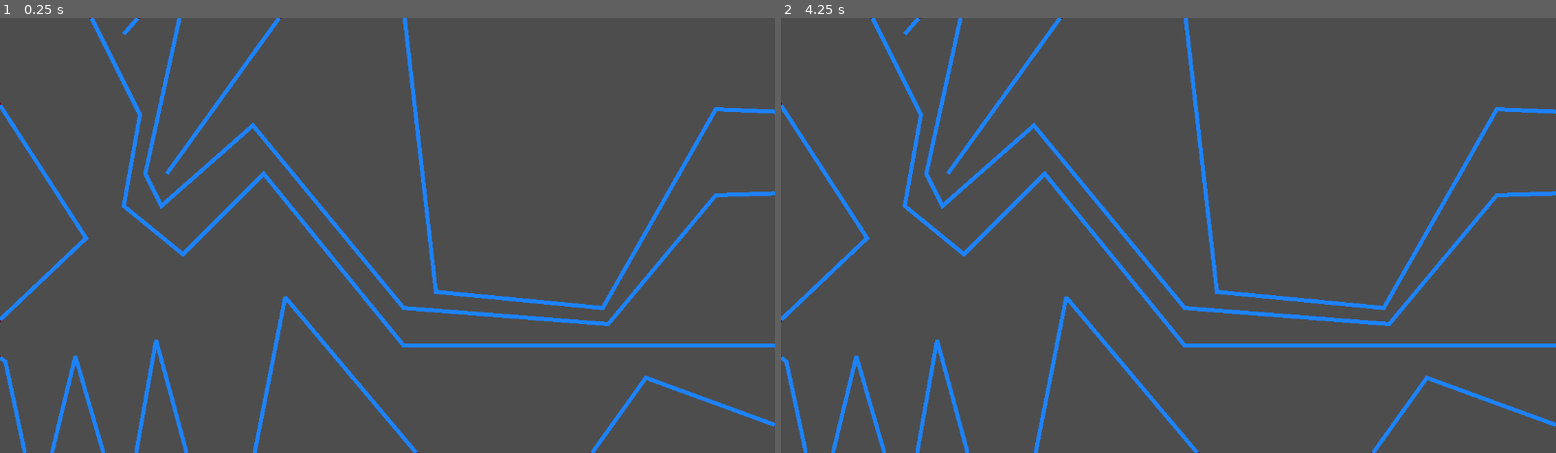
Above: before the commit, frames 1-2 (left to right).
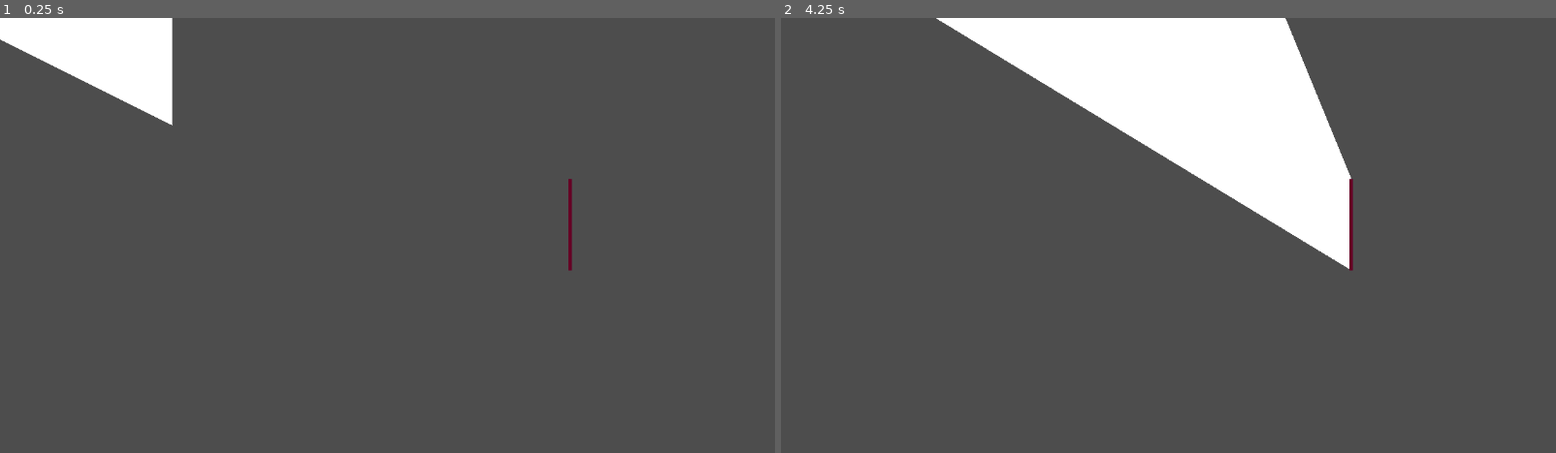
Above: after the commit, the same moments.

Repository: kit-solent/refrigerate
Game: Godot game, scene res://portals/portal.tscn
Two runs of this game, one before a commit and one after it. Both use one fixed random seed, a clock stepped at 60 frames per second and the inputs below. This scene is started directly instead of the project's main scene.
Inputs (mouse positions are in pixels of both pictures, inside the frame that each line leads up to):
- Up to frame 1 (0.25 s): no input
- Up to frame 2 (4.25 s): tap Enter at 0.5, 2, 3.5 s; move the mouse to (1339, 213) at 0.52 s; hold Right (player right) 0.53-1.28 s; tap Up (player jump) at 0.77, 1.52, 3.02, 3.77 s; tap Space at 1.25, 2.75 s; move the mouse to (1013, 257) at 1.27 s; hold Left (player left) 1.28-2.03 s; move the mouse to (1246, 139) at 2.02 s; hold Right (player right) 2.03-3.53 s; move the mouse to (1129, 322) at 2.77 s; move the mouse to (1401, 300) at 3.52 s; hold Left (player left) from 3.53 s (still down); tap ` (debug key) at 4.15 s

The runs differ from the first frame. In frame 1, 8.9% of the frame differs, in the area x 0-100%, y 0-100%; in frame 2, 20%.

Commit message:
SaveBot commit at 2024-11-09 16:01:54

Diff:
--- a/core/tools.gd
+++ b/core/tools.gd
@@ -8,6 +8,38 @@
 		angle += TAU
 
 	return float(angle)
+
+func are_colinear(points:PackedVector2Array):
+	"""
+	Returns `true` if the given points are colinear
+	"""
+	# lines with 0, 1, or 2 points are always colinear
+	if len(points) < 3:
+		return true
+
+	var grad = (points[1].y - points[0].y)/(points[1].x - points[0].x)
+	for i in range(len(points)-1):
+		var new_grad = (points[i+1].y - points[i].y)/(points[i+1].x - points[i].x)
+		if new_grad != grad:
+			return false
+
+	return true
+
+func fix_line(line:PackedVector2Array):
+	"""
+	Removes any points that are colinear with their neibours from the line as they are redundant
+	and have no effect on the shape of the line.
+	"""
+	var new = PackedVector2Array([line[0]])
+
+	for i in range(1, len(line) - 1): # loop from the 2nd point to the 2nd to last point
+		if not are_colinear(PackedVector2Array([line[i-1], line[i], line[i+1]])):
+			new.append(line[i])
+
+	# add the final point
+	new.append(line[-1])
+
+	return new
 
 func is_between(angle:float, a:float, b:float):
 	"""
@@ -27,7 +59,140 @@
 		# anticlockwise only happens when the positive x axis is inside the angle
 		return angle < small_angle or angle > big_angle
 
-func get_cast_point(target:Vector2, cast_point:Vector2, bounds:Rect2):
+func clip_line_vrt(start:Vector2, stop:Vector2, upper_limit:float, lower_limit:float):
+	"""
+	Vertically clippes the line segment from start to stop against the upper and lower limits.
+	Regardless of the input points the line segment will be returned from the top down.
+	If the line segment does not lie within the limits return an empty PackedVector2Array
+	"""
+	# order the start and stop points vertically to ensure that start is above
+	var flipped = false
+	if start.y > stop.y:
+		flipped = true
+		var temp = start
+		start = stop
+		stop = temp
+
+	if stop.y < upper_limit or start.y > lower_limit:
+		return PackedVector2Array()
+
+	var dist
+	if start.y < upper_limit:
+		dist = (upper_limit - start.y)*(start.x - stop.x)/(start.y - stop.y)
+
+		# replace the start point with the newly calculated one.
+		start = Vector2(start.x + dist, upper_limit)
+
+	if stop.y > lower_limit:
+		dist = (stop.y - lower_limit)*(stop.x - start.x)/(start.y - stop.y)
+
+		# replace the stop point with the newly calculated one.
+		stop = Vector2(stop.x + dist, lower_limit)
+
+	return PackedVector2Array([stop, start] if flipped else [start, stop])
+
+func clip_line_hor(start:Vector2, stop:Vector2, left_limit:float, right_limit:float):
+	"""
+	Vertically clippes the line segment from start to stop against the upper and lower limits.
+	Regardless of the input points the line segment will be returned from the top down.
+	If the line segment does not lie within the limits return an empty PackedVector2Array
+	"""
+	# order the start and stop points horizontally so that start is to the left
+	var flipped = false
+	if start.x > stop.x:
+		flipped = true
+		var temp = start
+		start = stop
+		stop = temp
+
+	if stop.x < left_limit or start.x > right_limit:
+		# if the line is entirly to the left or right of the limit
+		return PackedVector2Array()
+
+	var dist
+	if start.x < left_limit:
+		dist = (left_limit - start.x)*(start.y - stop.y)/(start.x - stop.x)
+
+		# replace the start point with the newly calculated one.
+		start = Vector2(left_limit, start.y + dist)
+
+	if stop.x > right_limit:
+		dist = (stop.x - right_limit)*(stop.y - start.y)/(start.x - stop.x)
+
+		# replace the stop point with the newly calculated one.
+		stop = Vector2(right_limit, stop.y + dist)
+
+	return PackedVector2Array([stop, start] if flipped else [start, stop])
+
+func clip_line_segment(start:Vector2, stop:Vector2, bounds:Rect2):
+	"""
+	Returns the section of the given straight line that lies inside the given bounds.
+	Returns an empty PackedVector2Array if the line is entirly outside the bounds.
+	"""
+	var clip
+
+	# clip the line vertically
+	clip = clip_line_vrt(start, stop, bounds.position.y, bounds.position.y + bounds.size.y)
+	if len(clip)==0:
+		return clip
+
+	start = clip[0]
+	stop = clip[1]
+
+	# clip the line horizontally
+	clip = clip_line_hor(start, stop, bounds.position.x, bounds.position.x + bounds.size.x)
+
+	if len(clip)==0:
+		return clip
+
+	start = clip[0]
+	stop = clip[1]
+
+	return PackedVector2Array([start, stop])
+
+func clip_line(line:PackedVector2Array, bounds:Rect2):
+	"""
+	Returns the portion of the portal line that is inside the given bounds.
+	This is an implimentation of the Cohen–Sutherland algorithm (https://en.wikipedia.org/wiki/Cohen%E2%80%93Sutherland_algorithm)
+	modified for multi-point lines. Note that this function returns an array of lines as the portal clip could be composed
+	of more than one line.
+	"""
+	# break the line into straight sections (two point lines) and store them in `lines`
+	var lines:Array = Array()
+	for i in range(len(line)-1):
+		lines.append(PackedVector2Array([line[i], line[i+1]]))
+
+	# clip all the lines
+	var clipped_lines = []
+	for l in lines:
+		var clipped_line = Core.tools.clip_line_segment(l[0], l[1], bounds)
+		if len(clipped_line) > 0:
+			# only add the line if it contains points.
+			# if it is empty then the clip must have been
+			# a trivial reject.
+			clipped_lines.append(clipped_line)
+
+	# reconstruct the line from it's parts. The new_lines array starts with the first
+	# point of the first line in clipped_lines (which is the first point of the total line)
+	var new_lines:Array[PackedVector2Array] = [PackedVector2Array([clipped_lines[0][0]])]
+
+	for i in range(len(clipped_lines)):
+		if clipped_lines[i][0] != new_lines[-1][-1]:
+			# if the first point of the new line is different to the last point of the
+			# old line then the lines are seperate so initialise a new line.
+			new_lines.append(PackedVector2Array([clipped_lines[i][0]]))
+
+		# add the new point.
+		new_lines[-1].append(clipped_lines[i][1])
+
+	# apply fix_line to each line
+	var fixed_lines = []
+	for i in new_lines:
+		fixed_lines.append(fix_line(i))
+
+	return fixed_lines
+
+func cast_point(target:Vector2, cast_point:Vector2, bounds:Rect2):
 	"""
 	Casts a line from target in the direction of cast_point and returns the point where it intersects with bounds.
 	target must be within bounds.
@@ -160,161 +325,99 @@
 
 	return [intersect, edge]
 
-func clip_line_vrt(start:Vector2, stop:Vector2, upper_limit:float, lower_limit:float):
-	"""
-	Vertically clippes the line segment from start to stop against the upper and lower limits.
-	Regardless of the input points the line segment will be returned from the top down.
-	If the line segment does not lie within the limits return an empty PackedVector2Array
-	"""
-	# order the start and stop points vertically to ensure that start is above
-	var flipped = false
-	if start.y > stop.y:
-		flipped = true
-		var temp = start
-		start = stop
-		stop = temp
-
-	if stop.y < upper_limit or start.y > lower_limit:
-		# if the line is entirly above or below the limit
-		print("failing as entirly above or below limits")
-		print(start)
-		print(stop)
-		print(upper_limit)
-		print(lower_limit)
-		print("END BLOCK")
-		#
-		#failing as entirly above or below limits
-		#(-408, -400)
-		#(720, -168)
-		#0
-		#648
-		#END BLOCK
-		#
-		return PackedVector2Array()
-
-	var dist
-	if start.y < upper_limit:
-		dist = (upper_limit - start.y)*(start.x - stop.x)/(start.y - stop.y)
-
-		# replace the start point with the newly calculated one.
-		start = Vector2(start.x + dist, upper_limit)
-
-	if stop.y > lower_limit:
-		dist = (stop.y - lower_limit)*(stop.x - start.x)/(start.y - stop.y)
-
-		# replace the stop point with the newly calculated one.
-		stop = Vector2(stop.x + dist, lower_limit)
-
-	return PackedVector2Array([stop, start] if flipped else [start, stop])
-
-func clip_line_hor(start:Vector2, stop:Vector2, left_limit:float, right_limit:float):
-	"""
-	Vertically clippes the line segment from start to stop against the upper and lower limits.
-	Regardless of the input points the line segment will be returned from the top down.
-	If the line segment does not lie within the limits return an empty PackedVector2Array
-	"""
-	# order the start and stop points horizontally so that start is to the left
-	var flipped = false
-	if start.x > stop.x:
-		flipped = true
-		var temp = start
-		start = stop
-		stop = temp
-
-	if stop.x < left_limit or start.x > right_limit:
-		# if the line is entirly to the left or right of the limit
-		return PackedVector2Array()
-
-	var dist
-	if start.x < left_limit:
-		dist = (left_limit - start.x)*(start.y - stop.y)/(start.x - stop.x)
-
-		# replace the start point with the newly calculated one.
-		start = Vector2(left_limit, start.y + dist)
-
-	if stop.x > right_limit:
-		dist = (stop.x - right_limit)*(stop.y - start.y)/(start.x - stop.x)
-
-		# replace the stop point with the newly calculated one.
-		stop = Vector2(right_limit, stop.y + dist)
-
-	return PackedVector2Array([stop, start] if flipped else [start, stop])
-
-func clip_line_segment(start:Vector2, stop:Vector2, bounds:Rect2):
-	"""
-	Returns the section of the given straight line that lies inside the given bounds.
-	Returns an empty PackedVector2Array if the line is entirly outside the bounds.
-	"""
-	# TODO BUG: a line through the top left and bottom right of the bounds is slightly to far right for some reason (could be a single pixel)
-	var clip
-
-	# clip the line vertically
-	clip = clip_line_vrt(start, stop, bounds.position.y, bounds.position.y + bounds.size.y)
-	if len(clip)==0:
-		print("vrt clip failed")
-		return clip
-
-	start = clip[0]
-	stop = clip[1]
-
-	# clip the line horizontally
-	clip = clip_line_hor(start, stop, bounds.position.x, bounds.position.x + bounds.size.x)
-
-	if len(clip)==0:
-		print("hor clip failed")
-		return clip
-
-	start = clip[0]
-	stop = clip[1]
-
-	return PackedVector2Array([start, stop])
-
-func clip_line(line:PackedVector2Array, bounds:Rect2):
-	"""
-	Returns the portion of the portal line that is inside the given bounds.
-	This is an implimentation of the Cohen–Sutherland algorithm (https://en.wikipedia.org/wiki/Cohen%E2%80%93Sutherland_algorithm)
-	modified for multi-point lines. Note that this function returns an array of lines as the portal clip could be composed
-	of more than one line.
-	"""
-	# break the line into straight sections (two point lines) and store them in `lines`
-	var lines:Array = Array()
-	for i in range(len(line)-1):
-		lines.append(PackedVector2Array([line[i], line[i+1]]))
-
-	# clip all the lines
-	var clipped_lines = []
-	for l in lines:
-		var clipped_line = Core.tools.clip_line_segment(l[0], l[1], bounds)
-		if len(clipped_line) > 0:
-			# only add the line if it contains points.
-			# if it is empty then the clip must have been
-			# a trivial reject.
-			clipped_lines.append(clipped_line)
-
-	# reconstruct the line from it's parts. The new_lines array starts with the first
-	# point of the first line in clipped_lines (which is the first point of the total line)
-	var new_lines:Array[PackedVector2Array] = [PackedVector2Array([clipped_lines[0][0]])]
-
-	for i in range(len(clipped_lines)):
-		if clipped_lines[i][0] != new_lines[-1][-1]:
-			# if the first point of the new line is different to the last point of the
-			# old line then the lines are seperate so initialise a new line.
-			new_lines.append(PackedVector2Array([clipped_lines[i][0]]))
-
-		# add the new point.
-		new_lines[-1].append(clipped_lines[i][1])
-
-	# TODO: this step can be removed if it becomes clear that it never happens.
-	# remove any duplicate points from the lines
-	for _line in new_lines:
-		var existing_points = []
-		for _point in line:
-			if _point in existing_points:
-				printerr("portal.gd get_portal_line: duplicate point removal is required")
-			existing_points.append(_point)
-
-	return new_lines
-
+func cast_polygon(target:Vector2, line:PackedVector2Array, bounds:Rect2):
+	"""
+	Casts `line` against `bounds` from the perspective of `target` and returns the resulting polygon.
+	The `target` point and all points in `line` must be inside the bounds.
+	"""
+	# ensure that target and all points of line are within the bounds
+	if not bounds.has_point(target):
+		printerr("Invalid `target` in cast_polygon. `target` must be within the bounds")
+		return ERR_INVALID_PARAMETER
+
+	for i in line:
+		if not bounds.has_point(i):
+			printerr("Invalid `line` in cast_polygon. All points in `line` must be within the bounds.")
+			return ERR_INVALID_PARAMETER
+
+	# initialise the polygon with the line
+	var polygon = fix_line(line)
+
+	# find all the cast points and their edges
+	var cast_points = []
+	for i in line:
+		cast_points.append(cast_point(target, i, bounds))
+
+	# reverse the cast points so that the cast point for the last point in line will get
+	# connected to that last point. This ensures that the polygon runs in a consistant direction
+	cast_points.reverse()
+
+	# add the cast_points to the polygon and insert the corner points if required
+	var prev_point = cast_points[0][0]
+	var edge = cast_points[0][1] # initialise with the first edge to eusure that the first edge check return true
+	for i in cast_points:
+		if i[1] != edge:
+			print("  whaky hihifhdihfsad")
+			print(i[1])
+			print(edge)
+			polygon += find_corner(edge, i[1], prev_point, i[0], bounds)
+
+		polygon.append(i[0])
+
+		# update the point
+		prev_point = i[0]
+
+	return polygon
+
+func find_corner(edge1:Vector2, edge2:Vector2, prev_point:Vector2, curr_point:Vector2, bounds:Rect2):
+	# left up right down
+	var corners = {
+		Vector2.UP + Vector2.LEFT: PackedVector2Array([bounds.position]),
+		Vector2.UP + Vector2.RIGHT: PackedVector2Array([bounds.position + Vector2.RIGHT * bounds.size.x]),
+		Vector2.DOWN + Vector2.RIGHT: PackedVector2Array([bounds.end]),
+		Vector2.DOWN + Vector2.LEFT: PackedVector2Array([bounds.position + Vector2.DOWN * bounds.size.y])
+	}
+	print(corners)
+	var left_limit   = bounds.position.x
+	var right_limit  = bounds.position.x + bounds.size.x
+	var top_limit    = bounds.position.y
+	var bottom_limit = bounds.position.y + bounds.size.y
+
+	var sorted = [edge1, edge2]
+	sorted.sort()
+
+	if edge1 + edge2 in corners:
+		return corners[edge1 + edge2]
+	elif sorted == [Vector2.UP, Vector2.DOWN]:
+		# work out the distances arround the edge in both directions and use the smaller
+		var dist_right = bounds.size.y + (right_limit - prev_point.x) + (right_limit - curr_point.x)
+		var dist_left = bounds.size.y + (prev_point.x - left_limit) + (curr_point.x - left_limit)
+		print("dist right and left below")
+		print(dist_right)
+		print(dist_left)
+		if dist_left < dist_right:
+			# if the distance arround the left edge is smaller then return the two left corners
+			return corners[Vector2.UP + Vector2.LEFT] + corners[Vector2.DOWN + Vector2.LEFT]
+		else:
+			print("here")
+			print(corners[Vector2.UP + Vector2.RIGHT] + corners[Vector2.DOWN + Vector2.RIGHT])
+			return corners[Vector2.DOWN + Vector2.RIGHT] + corners[Vector2.UP + Vector2.RIGHT]
+
+	elif sorted == [Vector2.LEFT, Vector2.RIGHT]:
+		# work out the distances arround the edge in both directions and use the smaller
+		var dist_up = bounds.size.x + (prev_point.y - top_limit) + (curr_point.y - top_limit)
+		var dist_down = bounds.size.x + (left_limit - prev_point.y) + (left_limit - curr_point.y)
+		print(dist_up)
+		print(dist_down)
+		if dist_down < dist_up:
+			# if the distance arround the lower edge is smaller then return the bottom left corners
+			return corners[Vector2.LEFT + Vector2.DOWN] + corners[Vector2.RIGHT + Vector2.DOWN]
+		else:
+			return corners[Vector2.LEFT + Vector2.UP] + corners[Vector2.RIGHT + Vector2.UP]
+
+	else:
+		printerr("Failed to find a corner for the given edges.")
+		return ERR_INVALID_PARAMETER
 
 func transform_array(array:PackedVector2Array, transform:Vector2):
 	"""
--- a/portals/portal.gd
+++ b/portals/portal.gd
@@ -3,14 +3,18 @@
 @export var pair:Portal
 
 func _ready():
-	for i in Core.tools.clip_line($line.points, get_local_bounds()):
-		var new = $line2.duplicate()
-		new.points = i
-		new.show()
-		$lines.add_child(new)
+	pass
+
+func _process(delta: float) -> void:
+	if Input.is_action_just_pressed("debug key"):
+		$marker_2d.global_position = get_global_mouse_position()
+		$view.polygon = Core.tools.cast_polygon($marker_2d.position, $line.points, get_local_bounds())
 
 func get_local_bounds():
 	return get_viewport_rect() * get_viewport_transform()
+
+func portal_segments():
+	return Core.tools.clip_line($line.points, get_local_bounds())
 
 func set_view(target:Node):
 	var bounds = get_local_bounds()
--- a/portals/portal.tscn
+++ b/portals/portal.tscn
@@ -6,16 +6,14 @@
 script = ExtResource("1_pu3ti")
 
 [node name="marker_2d" type="Marker2D" parent="."]
-visible = false
 position = Vector2(-64, 0)
 
 [node name="view" type="Polygon2D" parent="."]
-visible = false
 polygon = PackedVector2Array(0, 32, 0, -32, 256, -160, 256, 160)
 uv = PackedVector2Array(0, 32, 0, -32, 256, -160, 256, 160)
 
 [node name="line" type="Line2D" parent="."]
-points = PackedVector2Array(248, 232, 576, -224, 648, 408, 896, 432, 1064, 136, 1456, 152, 1288, 656, 960, 536, 760, 816, 424, 416, 336, 864, 232, 480, 184, 752, 112, 504, 56, 736, 8, 512, -32, 480, 128, 328, -48, 56, 80, -112, 208, 144, 184, 280, 272, 352, 392, 232, 600, 488, 1176, 488, 1328, 256, 1064, 264, 904, 456, 600, 432, 376, 160, 240, 280, 216, 232, 288, -96, 184, 24)
+points = PackedVector2Array(848, 240, 848, 376)
 width = 5.0
 default_color = Color(0.400635, 0, 0.140478, 1)
 
@@ -33,37 +31,5 @@
 
 [node name="camera_2d" type="Camera2D" parent="sub_viewport"]
 
-[node name="dot0" type="ColorRect" parent="."]
-visible = false
-offset_left = -64.0
-offset_top = -64.0
-offset_right = 64.0
-offset_bottom = 64.0
-color = Color(0, 0.47451, 0.101961, 0.4)
-
-[node name="dot1" type="ColorRect" parent="."]
-visible = false
-offset_left = -64.0
-offset_top = -64.0
-offset_right = 64.0
-offset_bottom = 64.0
-color = Color(0.701756, 5.77569e-07, 0.410319, 0.4)
-
-[node name="dot2" type="ColorRect" parent="."]
-visible = false
-offset_left = -64.0
-offset_top = -64.0
-offset_right = 64.0
-offset_bottom = 64.0
-color = Color(0.514051, 0.355673, 2.88785e-07, 0.4)
-
-[node name="dot3" type="ColorRect" parent="."]
-visible = false
-offset_left = -64.0
-offset_top = -64.0
-offset_right = 64.0
-offset_bottom = 64.0
-color = Color(0.136284, 0.230823, 1, 0.4)
-
 [node name="camera_2d" type="Camera2D" parent="."]
 position = Vector2(576, 324)
